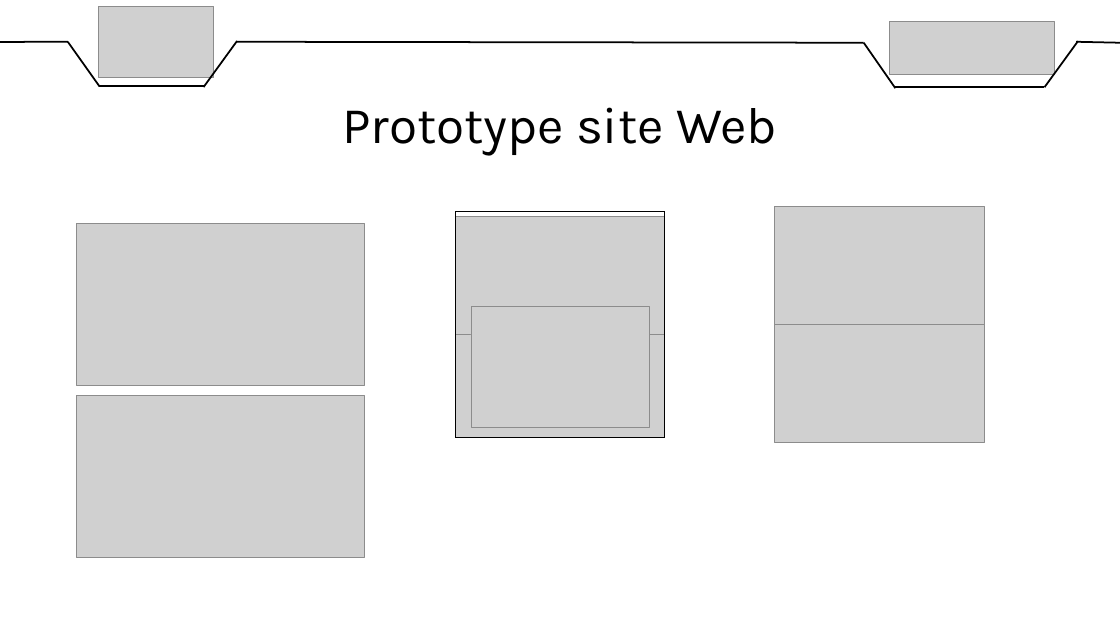
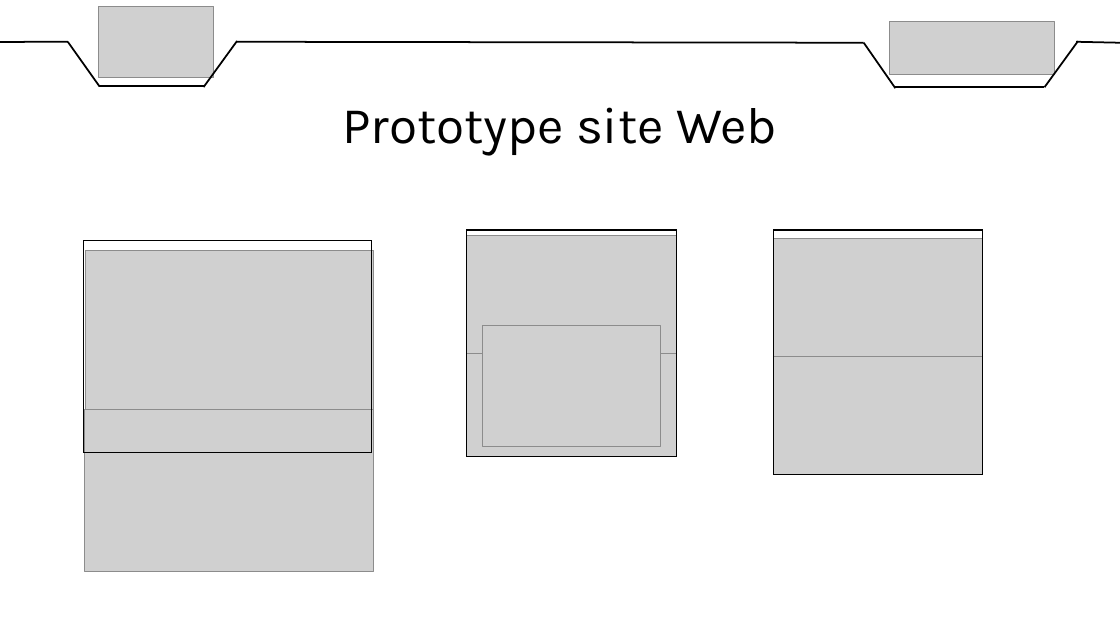
Before and after one commit to DylanChe/SupervisionSerre, a slide deck: slide 18 of oral_projet/revue_2/diaporama_revue_2_willy.pptx (slide 13 before the commit). Drawn at 1120x630 pixels with LibreOffice and Linux fonts; fonts in the diff are those of the drawing; grey boxes stand for pictures. Boxes give left, top, right and bottom in pixels: in the first picture for what was removed or moved away, otherwise in the second. Text is boxed around its words. In the diff, an @@ line names an element or a change of style, - is before the commit and + after.

```diff
--- a/oral_projet/revue_2/diaporama_revue_2_willy.pptx
+++ b/oral_projet/revue_2/diaporama_revue_2_willy.pptx
@@ 3 pictures, 1 rectangle: place and size @@
-3 pictures, 1 rectangle at box(455, 212, 665, 438)
+3 pictures, 1 rectangle at box(467, 230, 677, 456)
@@ picture: place and size @@
-picture at box(775, 207, 985, 324)
+picture at box(773, 239, 983, 356)
@@ rectangle added at box(773, 230, 983, 475), outline #000000 1 pt @@
@@ rectangle added at box(84, 241, 372, 453), outline #000000 1 pt @@
@@ picture: place and size @@
-picture at box(76, 223, 365, 386)
+picture at box(85, 250, 373, 413)
@@ picture: place and size @@
-picture at box(775, 324, 985, 442)
+picture at box(773, 357, 983, 475)
@@ picture: place and size @@
-picture at box(76, 396, 365, 558)
+picture at box(85, 409, 374, 571)
```
Also in this commit, not shown: 3 other slides changed, 4 slides added.
